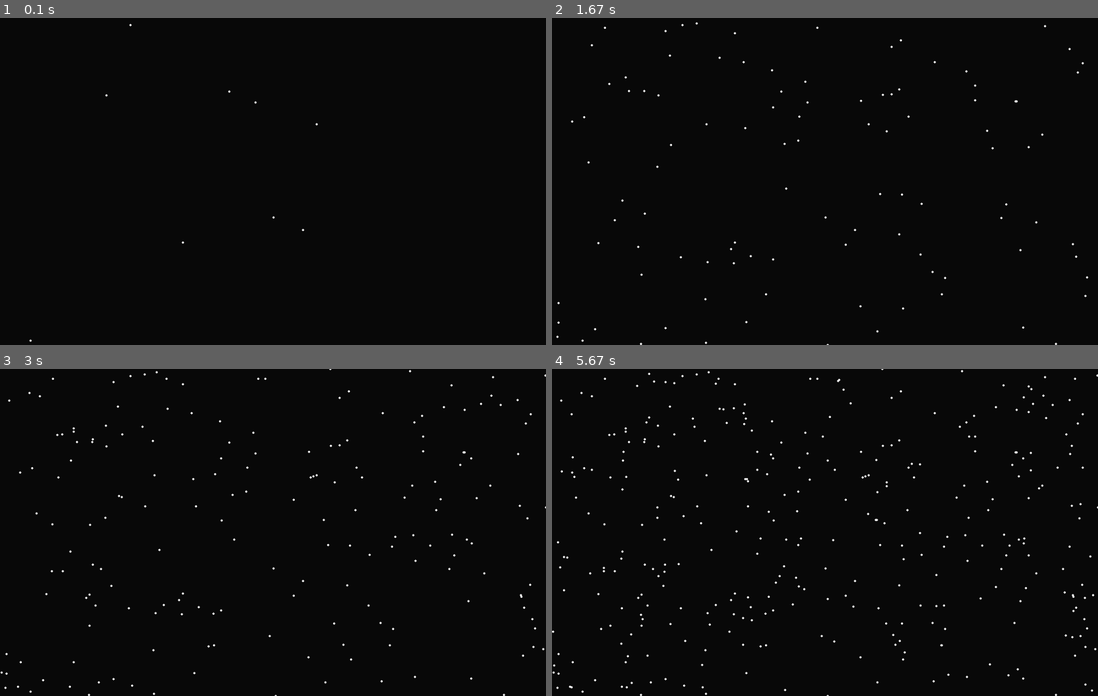
Above: before the commit, frames 1-4 (two rows, left to right).
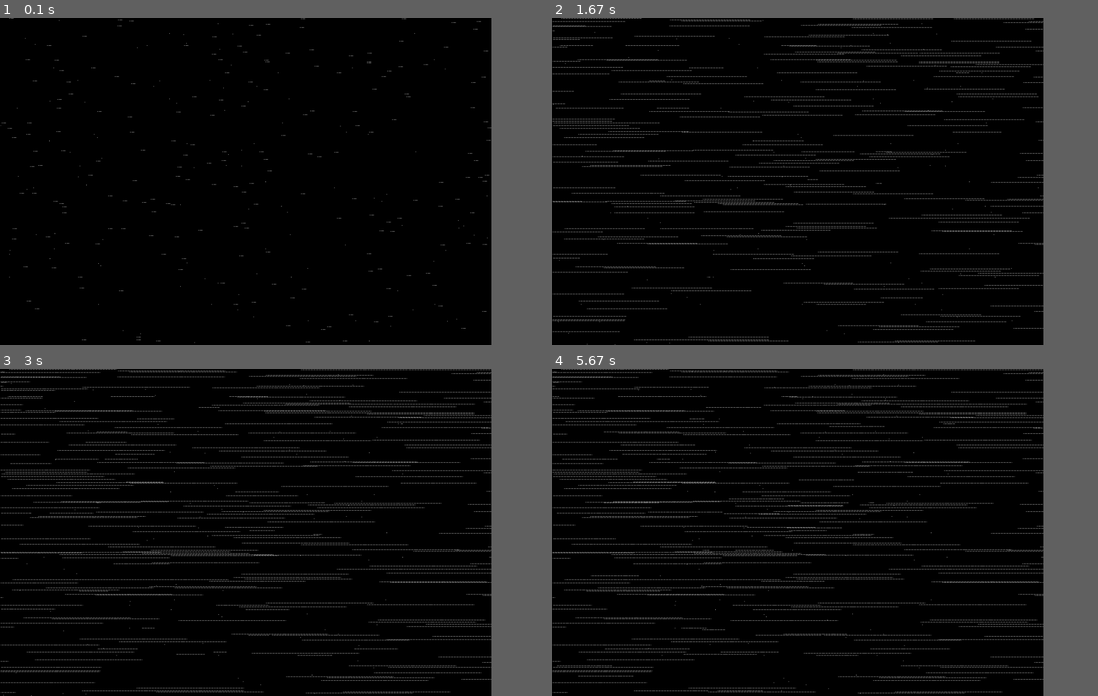
Above: after the commit, the same moments.

Repository: sid-146/devs
Game: pygame game, started from pygameTrials/starfield.py
Same seed, same stepped clock (60 frames per second), same inputs: the game is played once before the commit and once after it.
Inputs:
- Up to frame 1 (0.1 s): no input
- Up to frame 2 (1.67 s): tap Enter at 0.33 s; hold Right 0.67-1.13 s; hold Up 1.17-1.63 s
- Up to frame 3 (3 s): hold Left 2.17-2.7 s; hold Down from 2.73 s (still down)
- Up to frame 4 (5.67 s): release Down at 3.03 s; hold Up 3.5-3.87 s; hold Right 3.9-4.53 s; hold Down 4.57-4.93 s; hold Left 4.97-5.43 s; hold Right from 5.47 s (still down)
In our replay, the window is 900x540 before the commit and 810x540 after it. These sizes can differ from the game's own. Grey fills any space a smaller window leaves; there, only what the larger window draws over its background counts as a difference.

The runs differ from the first frame. In frame 1, 0.4% of the frame differs, in the area x 0-90%, y 0-100%; in frame 2, 5.8%; in frame 3, 7.8%; in frame 4, 8.6%, in the area x 0-100%, y 0-100%.

Commit message:
Modified starfield

Diff:
--- a/pygameTrials/starfield.py
+++ b/pygameTrials/starfield.py
@@ -1,40 +1,129 @@
 import pygame
-import sys
+from pygame.locals import *
 import random
 
-DISPLAY_HEIGHT = 600
-DISPLAY_WIDTH = 1000
+NUM_STARS = 400
+FORWARD = 1
+BACKWARD = 0
+LIGHTGRAY = 180, 180, 180
+DARKGRAY = 120, 120, 120
+SCREEN_SIZE = (900, 600)
+BLACK = (0, 0, 0)
+WHITE = (255, 255, 255)
 
 # pygame.display.init()
 
-display_size = (DISPLAY_WIDTH, DISPLAY_HEIGHT)
+def initial_stars(window):
+    stars = []
 
-bg_color = (10, 10, 10)
-window = pygame.display.set_mode(display_size)
+    for i in range(0, NUM_STARS):
+        # co ordinate of single star
+        x = random.randint(0, window.get_width() - 1)
+        y = random.randint(0, window.get_height() - 1)
+        star = [x, y]
+        stars.append(star)
 
-pygame.display.set_caption("Star Field")
-
-window.fill(bg_color)
-
-pygame.display.flip()
-
-running = True
+    return stars
 
 
-def get_circle(window):
-    color = (255, 255, 255)
+def moveStars(window, stars, start, end, direction):
 
-    random_x = random.randint(0, DISPLAY_WIDTH)
-    random_y = random.randint(0, DISPLAY_HEIGHT)
+    for i in range(start, end):
+        if direction == BACKWARD:
+            if stars[i][0] != 1:
+                stars[i][0] = stars[i][0] - 1
+            else:
+                stars[i][1] = random.randint(0, window.get_width() - 1)
+                stars[i][0] = random.randint(0, window.get_height() - 1)
+        elif direction == FORWARD:
+            if stars[i][0] != window.get_width() - 1:
+                stars[i][0] = stars[i][0] + 1
+            else:
+                stars[i][1] = random.randint(0, window.get_height() - 1)
+                stars[i][0] = 1
 
-    coordiante = [random_x, random_y]
-    pygame.draw.circle(window, color, coordiante, 2, 0)
+    return stars
 
 
-first_run = True
-while running:
-    get_circle(window)
-    pygame.display.update()
-    for event in pygame.event.get():
-        if event.type == pygame.QUIT:
-            running = False
+def setup():
+    window = pygame.display.set_mode(SCREEN_SIZE)
+    pygame.display.set_caption("Star Field")
+    window.fill(BLACK)
+    return window
+
+
+def main():
+    pygame.init()
+    window = setup()
+
+    # Controller variable
+    direction = FORWARD
+    speed = 6
+    increment = 2
+
+    stars = initial_stars(window)
+
+    for i in range(0, 100):
+        window.set_at(stars[i], WHITE)
+
+    running = True
+    while running:
+
+        event = pygame.event.poll()
+        if (event.type == QUIT):
+            break
+        elif (event.type == KEYDOWN):
+            if (event.key == K_ESCAPE):
+                break
+            elif (event.key == K_UP):
+                if (speed >= 2): speed = speed - 1
+            elif (event.key == K_DOWN):
+                if (speed <= 16): speed = speed + 1
+            elif (event.key == K_LEFT):
+                direction = BACKWARD
+            elif (event.key == K_RIGHT):
+                direction = FORWARD
+
+        increment += 1
+
+        for ii in range(0, 100):
+            window.set_at(stars[ii], BLACK)
+
+        stars = moveStars(window, stars, 0, 100, direction)
+
+        if increment % 2 == 0:
+            for i in range(101, 200):
+                window.set_at(stars[i], BLACK)
+
+            stars = moveStars(window, stars, 101, 200, direction)
+
+            for i in range(101, 200):
+                window.set_at(stars[i], BLACK)
+
+            stars = moveStars(window, stars, 101, 200, direction)
+
+            for i in range(101, 200):
+                window.set_at(stars[i], LIGHTGRAY)
+
+            if increment % 5 == 0:
+                for i in range(201, NUM_STARS):
+                    window.set_at(stars[i], BLACK)
+
+            stars = moveStars(window, stars, 201, NUM_STARS, direction)
+
+            for i in range(201, NUM_STARS):
+                window.set_at(stars[i], DARKGRAY)
+
+        for i in range(0, 10):
+            window.set_at(stars[i], WHITE)
+
+
+        pygame.time.delay(speed)
+
+        if increment == 500:
+            increment = 2
+
+        pygame.display.update()
+
+if __name__ == "__main__":
+    main()
